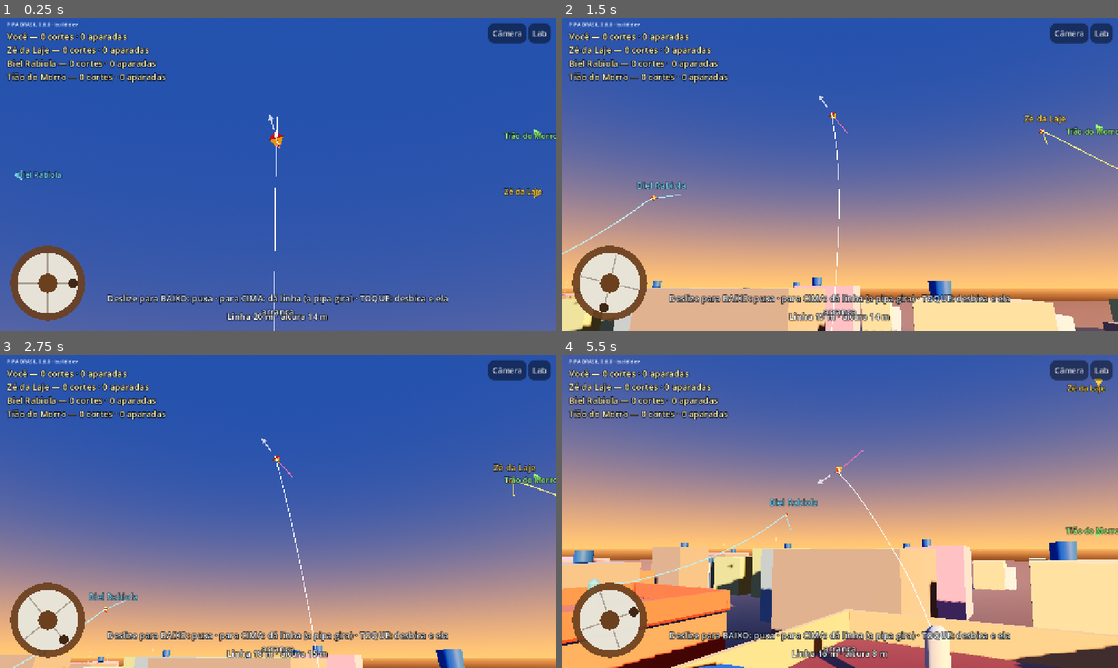
Above: before the commit, frames 1-4 (two rows, left to right).
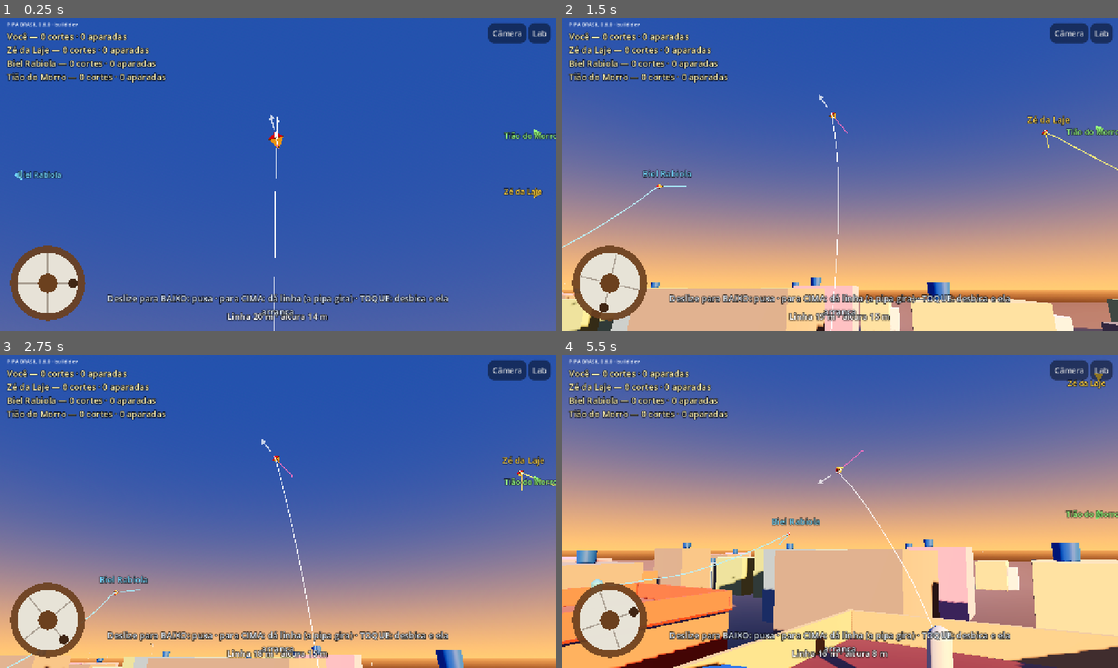
Above: after the commit, the same moments.

Repository: lucaskaeller201-ui/Pipa-Brasil
Game: Godot game, scene res://scenes/main/main.tscn
Two runs of this game, one before a commit and one after it. Both use one fixed random seed, a clock stepped at 60 frames per second and the inputs below.
Inputs (mouse positions are in pixels of both pictures, inside the frame that each line leads up to):
- Up to frame 1 (0.25 s): no input
- Up to frame 2 (1.5 s): click "Câmera" at 0.5 s; tap Enter at 1.25 s; move the mouse to (962, 158) at 1.27 s; hold W from 1.28 s (still down); tap Z at 1.35 s; click (962, 158) at 1.42 s
- Up to frame 3 (2.75 s): tap Space at 1.52 s; release W at 2 s; drag from (166, 527) to (250, 574) at 2.02 s
- Up to frame 4 (5.5 s): move the mouse to (895, 442) at 2.77 s; hold W 2.78-3.5 s; tap Q at 2.85 s; drag from (812, 574) to (673, 464) at 3.52 s; move the mouse to (1006, 558) at 4.27 s; hold A 4.28-5 s; tap Z at 4.35 s; tap Space at 4.52 s; drag from (673, 464) to (756, 433) at 5.02 s

The runs differ from the first frame. In frame 1, less than 0.1% of the frame differs, in the area x 48-51%, y 30-83%; in frame 2, 2.0%; in frame 3, 1.3%; in frame 4, 4.8%, in the area x 0-100%, y 5-100%.

Commit message:
Toque trava mais rápido; testes ajustados (bico travado, laço)
Co-Authored-By: Claude Opus 5.5 <noreply@anthropic.com>
Claude-Session: https://claude.ai/code/session_01VcBVPpGPHbKMkWY2F5CwiY

Diff:
--- a/sim/kite/kite_definition.gd
+++ b/sim/kite/kite_definition.gd
@@ -115,7 +115,7 @@
 	d.spin_damping_quadratic = 1.0
 	d.spin_damping_linear = 0.3
 	d.spin_bias = 1.5
-	d.spin_damping_taut = 40.0
+	d.spin_damping_taut = 80.0
 	d.spin_rate_max_deg = 170.0
 	d.side_force_coefficient = 4.0
 	d.flex_reference_tension = 2.5  # relaxa mais fácil ao descarregar: gira o tempo todo
--- a/tests/scenarios/test_laco.gd
+++ b/tests/scenarios/test_laco.gd
@@ -9,7 +9,7 @@
 	var w := SimWorld.new()
 	w.wind = WindField.new(5.0)
 	w.add_flyer(KiteDefinition.pipa_rio(), Vector3.ZERO, 30.0, 50.0, 0.0, true, 3.0)
-	w.add_flyer(KiteDefinition.pipa_rio(), Vector3(10.0, 0.0, 0.0), 30.0, 28.0, 0.0, true, 3.0)
+	w.add_flyer(KiteDefinition.pipa_rio(), Vector3(12.0, 0.0, 0.0), 30.0, 22.0, -10.0, true, 3.0)
 	for i in roundi(8.0 / DT):
 		w.step(DT)
 	return w
@@ -18,8 +18,8 @@
 ## B anda pela laje de um lado para o outro, passando a linha por baixo da de A.
 func _cruzar(w: SimWorld) -> bool:
 	var b: Flyer = w.flyers[1]
-	for i in roundi(6.0 / DT):
-		b.pilot.base.x = maxf(-10.0, b.pilot.base.x - 4.0 * DT)
+	for i in roundi(12.0 / DT):
+		b.pilot.base.x = maxf(-25.0, b.pilot.base.x - 4.0 * DT)
 		w.step(DT)
 		if not w.combat.engagements.is_empty():
 			return true
--- a/tests/scenarios/test_pipa_rio.gd
+++ b/tests/scenarios/test_pipa_rio.gd
@@ -71,6 +71,7 @@
 	var b_antes := f.nose_angle_deg()
 	_rodar(w, 0.15)
 	var giro_toque := absf(_dif(f.nose_angle_deg(), b_antes)) / 0.15
+	var bico_travado := f.nose_angle_deg()
 	f.input.haul_speed = 3.0
 	var p0 := f.sky_position_deg()
 	var rumos: Array[float] = []
@@ -87,7 +88,7 @@
 		az_max = maxf(az_max, absf(p.x))
 		el_min = minf(el_min, p.y)
 	f.input.clear()
-	return {"bico0": bico0, "bico1": f.nose_angle_deg(), "giro_toque": giro_toque, "rumos": rumos,
+	return {"bico0": bico_travado, "bico_antes_do_toque": bico0, "bico1": f.nose_angle_deg(), "giro_toque": giro_toque, "rumos": rumos,
 		"az_max": az_max, "el_min": el_min, "andou": f.sky_position_deg() - p0}
 
 
@@ -105,7 +106,8 @@
 		media /= maxf(1.0, rumos.size())
 		for x in rumos:
 			assert_true(absf(_dif(x, media)) < 15.0, "trajetória reta (rumo %.0f°, média %.0f°)" % [x, media])
-		assert_true(absf(_dif(media, r["bico0"])) < 30.0, "vai para onde o bico aponta (rumo %.0f°, bico %.0f°)" % [media, r["bico0"]])
+		assert_true(absf(_dif(media, r["bico0"])) < 25.0, "vai para onde o bico aponta (rumo %.0f°, bico %.0f°)" % [media, r["bico0"]])
+		assert_true(absf(_dif(r["bico0"], r["bico_antes_do_toque"])) < 15.0, "o toque trava o bico quase onde estava")
 		assert_true(absf(_dif(r["bico1"], r["bico0"])) < 20.0, "o bico não vira durante a puxada")
 		assert_true(w.is_finite_state())
 
@@ -115,5 +117,5 @@
 		var w := _voo()
 		var r := _mirar_e_puxar(w, alvo, 4.0)
 		print("      [para o lado %.0f°] chegou a %.0f° de azimute; elevação mínima %.0f°" % [alvo, r["az_max"], r["el_min"]])
-		assert_true(r["az_max"] > 55.0, "foi longe para o lado (%.0f°)" % r["az_max"])
+		assert_true(r["az_max"] > 50.0, "foi longe para o lado (%.0f°)" % r["az_max"])
 		assert_true(r["el_min"] > -2.0)
